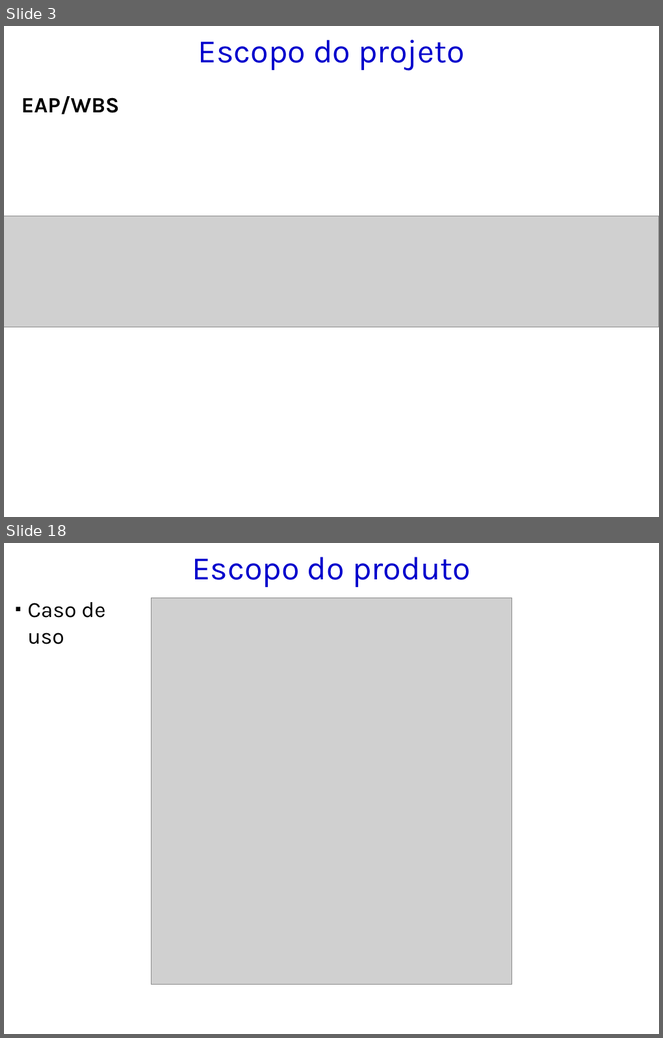
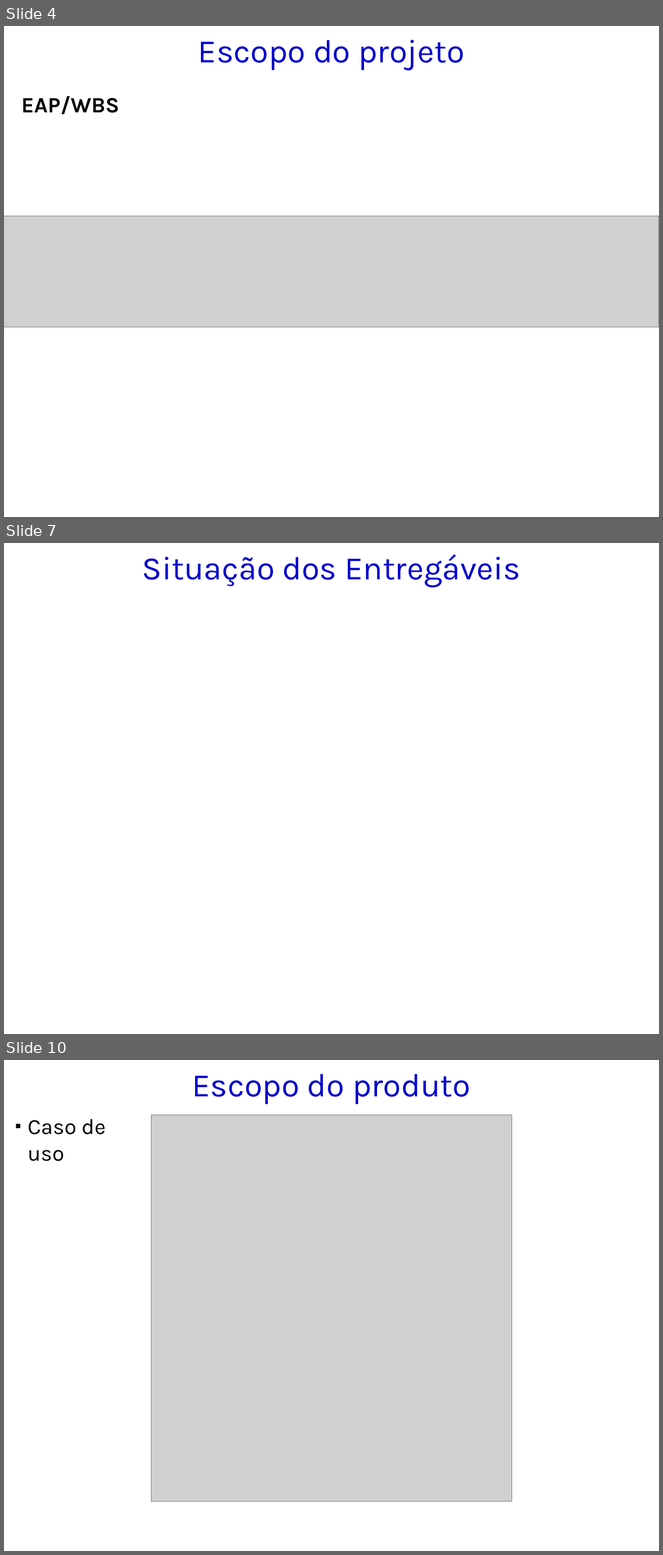
Before and after one commit to kokmz/TCCHUE, a slide deck: GPS_2014_Modelo de Apresentação_Entrega 2.pptx. Shown one above the other, each under a label of ours: slides 3 and 18 before the commit, slides 4, 7 and 10 after it; the slides between them are not shown. The pictures are 663x1038 and 663x1555 pixels, drawn with LibreOffice and Linux fonts; fonts in the diff are those of the drawing; grey boxes stand for pictures; background and template pictures are left out. Boxes give left, top, right and bottom in pixels: in the first picture for what was removed or moved away, otherwise in the second. Text is boxed around its words. In the diff, an @@ line names an element or a change of style, - is before the commit and + after.

```diff
--- a/GPS_2014_Modelo de Apresentação_Entrega 2.pptx
+++ b/GPS_2014_Modelo de Apresentação_Entrega 2.pptx
@@ slide 7 added at (4,543,659,1034), background picture (left out) @@
@@ title added at (142,554,520,588), 36 pt, text #0000CC @@
+Situação dos Entregáveis
@@ what was slide 3 is now slide 4 @@
@@ what was slide 18 is now slide 10 @@
```
Also in this commit, not shown: 3 slides changed, 4 other slides added, 22 slides removed.
